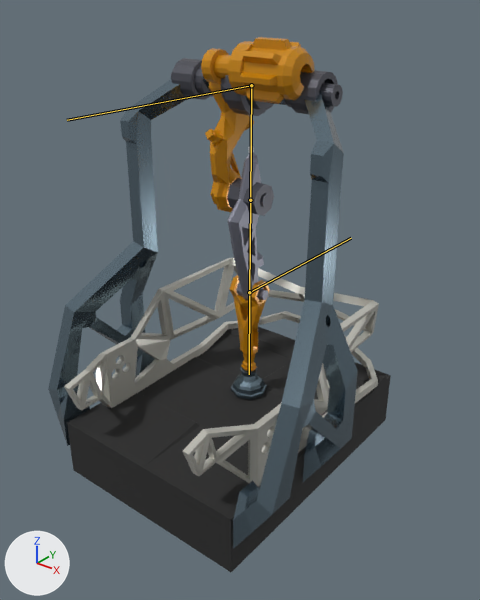
What one commit did to the glTF model packages/resources/glb/goods_station.glb.
Both versions are drawn from a camera (50 mm lens) standing at (13.01, -16.16, 16.22) and looking at (0.02, 0.08, 6.15). The axes (+X, +Y, +Z) are drawn at lower left. The lights are the same throughout. The bones that bend it are drawn over the model as lines.

In view in the first picture: '.001', 'SM_Env_Sidewalk_Straight_01_SF__79_.001', 'lifangti.002', 'lifangti.003', 'lifangti.004', 'plane.002', 'zhuiti', 'zhuti', 'zhuti.002'.
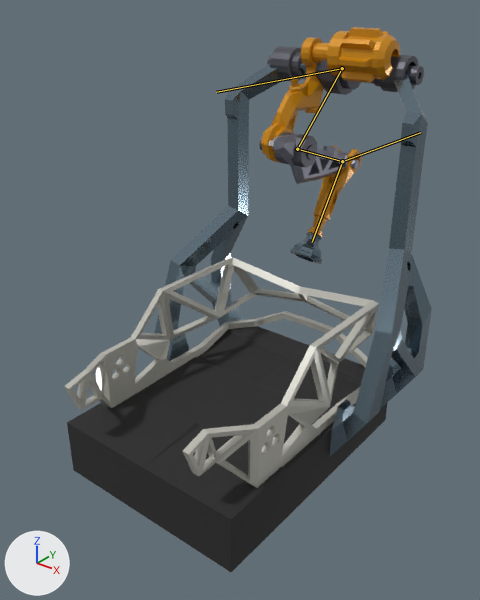
The newer file adds an action. The first version stands in its rest pose; the second is drawn at frame 35 of the action 'DownToUp'.

What changed in the scene script:
```text
Change bone_bone_005:
    where bone_bone_005 = bpy.data.objects['bone'].pose.bones['bone.005']
    bone_bone_005.location: (0.0, 0.0, 0.0) -> (0.0, -5.33, 0.0)
Change bone_bone:
    where bone_bone = bpy.data.objects['bone'].pose.bones['Bone']  # child of 'bone.005'
    bone_bone.rotation_quaternion: (1.0, 0.0, 0.0, 0.0) -> (0.914, -0.406, 0.0, 0.0)  # degrees (0, 0, 0) -> degrees (-48, 0, 0)
Change bone_bone_001:
    where bone_bone_001 = bpy.data.objects['bone'].pose.bones['Bone.001']  # child of 'Bone'
    bone_bone_001.rotation_quaternion: (1.0, 0.0, 0.0, 0.0) -> (0.503, 0.864, 0.0, 0.0)  # degrees (0, 0, 0) -> degrees (120, 0, 0)
Change bone_bone_002:
    where bone_bone_002 = bpy.data.objects['bone'].pose.bones['Bone.002']  # child of 'Bone.001'
    bone_bone_002.rotation_quaternion: (1.0, 0.0, 0.0, 0.0) -> (0.596, -0.803, 0.0, 0.0)  # degrees (0, 0, 0) -> degrees (-107, 0, 0)
```

Changed parts and their boxes [x1, y1, x2, y2] in the pictures (480 x 600 px):
'plane.002', posed (11% narrower, 16% shorter): before [48, 79, 358, 549]; after [155, 61, 432, 456]
'zhuti.002', posed (13% narrower, 16% shorter): before [201, 37, 315, 104]; after [301, 27, 400, 83]
'lifangti.003', posed: before [227, 146, 274, 300]; after [259, 132, 359, 184]
'zhuti', posed (9% narrower, 15% shorter): before [171, 58, 343, 116]; after [267, 46, 424, 95]
'lifangti.002', posed: before [205, 79, 254, 212]; after [261, 63, 324, 163]
'lifangti.004', posed (32% wider): before [230, 275, 270, 371]; after [308, 146, 361, 237]
'zhuiti', posed (8% narrower): before [231, 367, 267, 399]; after [290, 233, 323, 264]
bone 'bone.005', root to tip: before (251, 85) to (67, 120); after (342, 68) to (216, 92)
bone 'Bone', root to tip: before (251, 85) to (250, 200); after (342, 68) to (297, 149)
bone 'Bone.001', root to tip: before (250, 200) to (249, 292); after (297, 149) to (342, 161)
bone 'Bone.002', root to tip: before (249, 292) to (249, 374); after (342, 161) to (312, 242)
